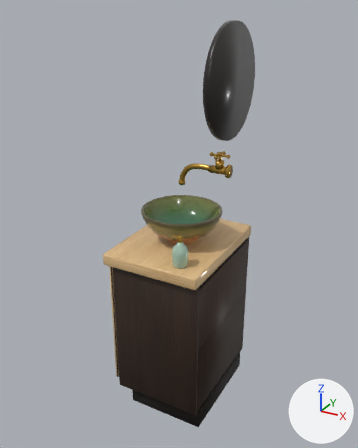
Two versions of the Blender file blender/washstand.blend, one commit apart.
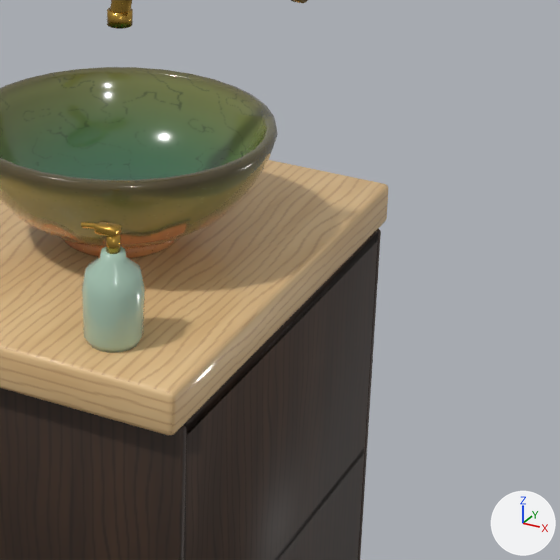
Old and new are each drawn whole from a camera (50 mm lens) standing at (0.705, -1.688, 1.669) and looking at (-0.223, 0.0, 0.825) and again close up on the part from 42% to 83% of the width and 40% to 72% of the height. Arrows for +X, +Y and +Z are at lower right; the lights stay in place. The first two pictures are the older version.

Objects in the first close-up: 'WashBowl', 'WashCabBack', 'WashCabRoof', 'WashCabSideL', 'WashCabSideR', 'WashPumpHead', 'WashPumpNeck', 'WashSoapBottle', 'WashTop' and 5 more.
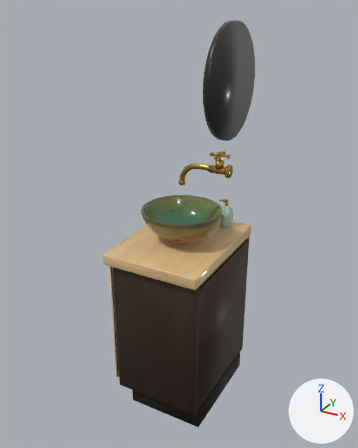
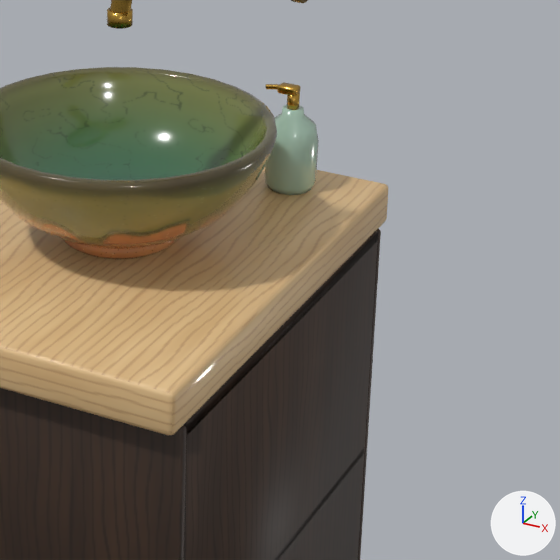
Changed parts and their boxes [x1, y1, x2, y2] in the close-ups (560 x 560 px):
'WashSoapBottle', moved
    before: [82, 247, 145, 353]
    after: [264, 105, 319, 195]
'WashPumpHead', moved
    before: [94, 221, 122, 238]
    after: [277, 82, 300, 96]
'WashPumpNeck', moved
    before: [106, 234, 121, 254]
    after: [287, 93, 300, 110]

What the commit changed:
me_washsoapbottle is used by ob_washsoapbottle; parent ob_wcwashstand; location (0.0, 0.0, 0.0).
me_washsoapbottle had 96 vertices, 96 faces and spanned x -0.131..-0.069, y -0.246..-0.184, z 0.76..0.858.
me_washsoapbottle now has 96 vertices, 96 faces and spans x -0.131..-0.069, y 0.184..0.246, z 0.76..0.858.
me_washsoapbottle part 1: the whole mesh is moved by (0.0, 0.43, 0.0).
me_cube_040 is used by ob_washpumphead; parent ob_wcwashstand; location (0.0, 0.0, 0.0).
me_cube_040 had 56 vertices, 54 faces and spanned x -0.118..-0.094, y -0.223..-0.207, z 0.875..0.885.
me_cube_040 now has 56 vertices, 54 faces and spans x -0.118..-0.094, y 0.207..0.223, z 0.875..0.885.
me_cube_040 part 2: the whole mesh is moved by (0.0, 0.43, 0.0).
Object 'WashPumpNeck' (ob_washpumpneck) moves from (-0.1, -0.215, 0.866) to (-0.1, 0.215, 0.866).
